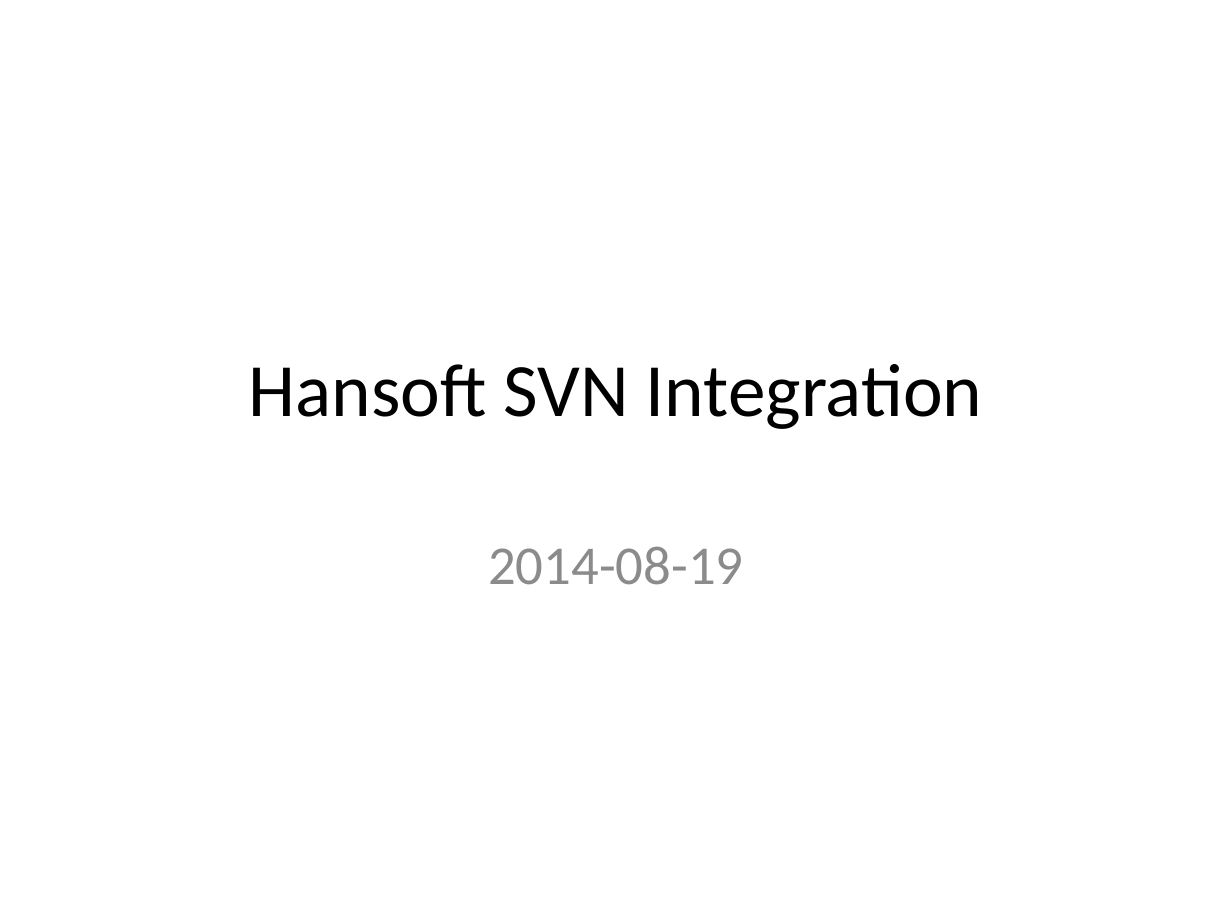
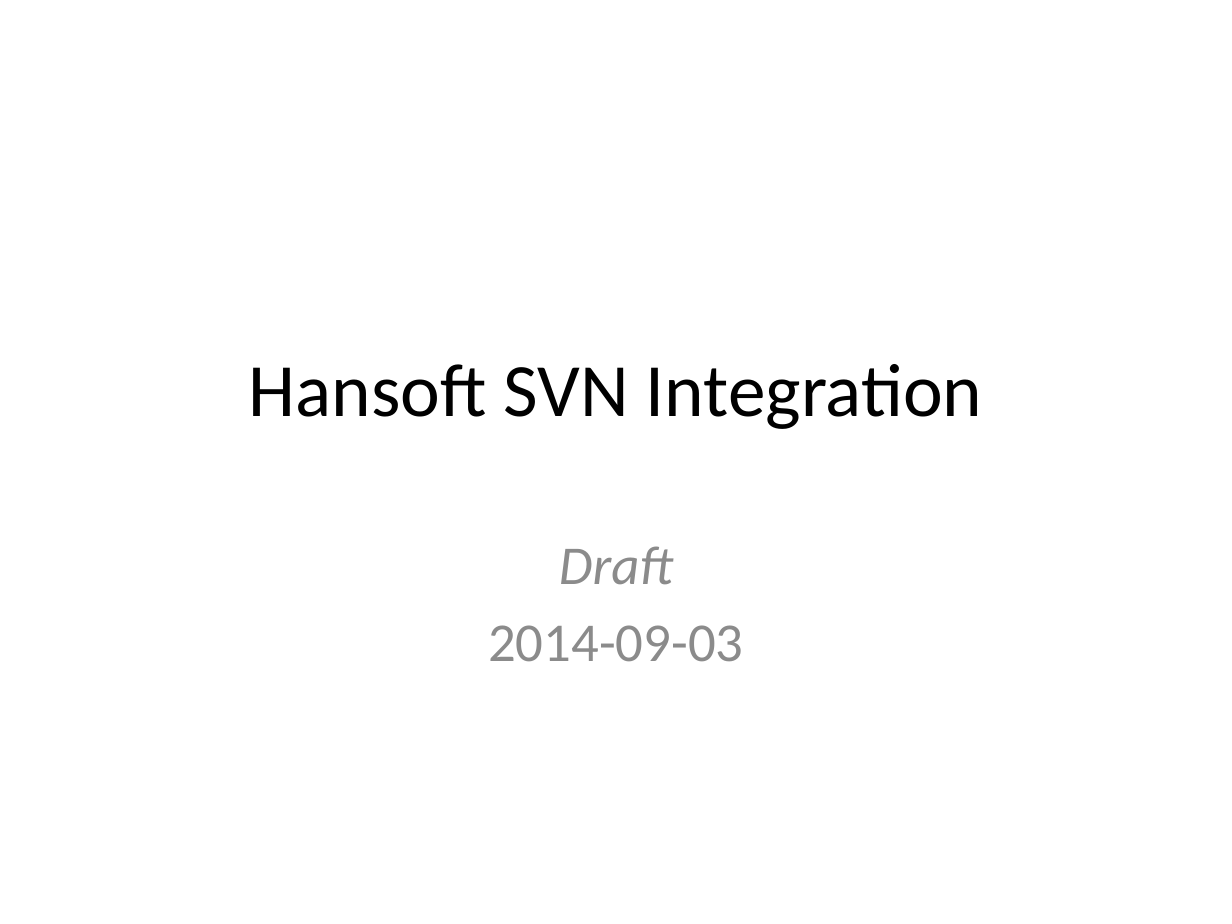
Before and after one commit to FindOut/hansoft-svn, a slide deck: slide 1 of HansoftSVN Integration Overview.pptx. Drawn at 1232x924 pixels with LibreOffice and Linux fonts; fonts in the diff are those of the drawing. Boxes give left, top, right and bottom in pixels: in the first picture for what was removed or moved away, otherwise in the second. Text is boxed around its words. In the diff, an @@ line names an element or a change of style, - is before the commit and + after.

Commit message:
Updates the HansoftSVN Integration Overview presentation

```diff
--- a/HansoftSVN Integration Overview.pptx
+++ b/HansoftSVN Integration Overview.pptx
@@ subtitle at (488,546,744,662): text changed @@
-2014-08-19
+Draft
+2014-09-03
```
Also in this commit, not shown: 6 other slides changed, 1 slide added.
